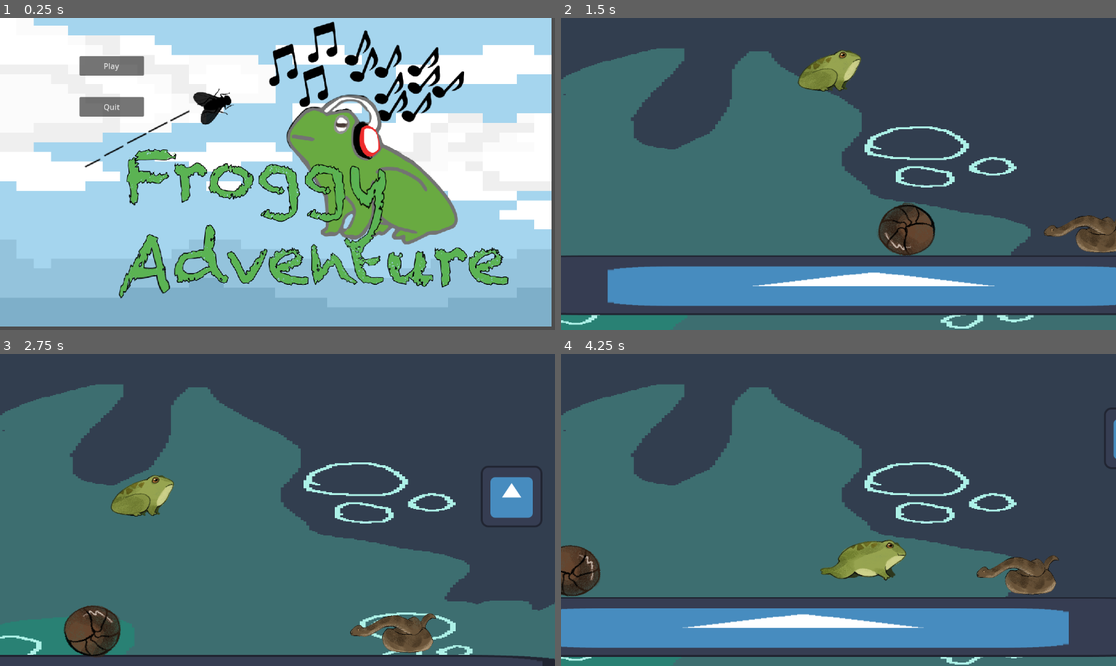
Above: before the commit, frames 1-4 (two rows, left to right).
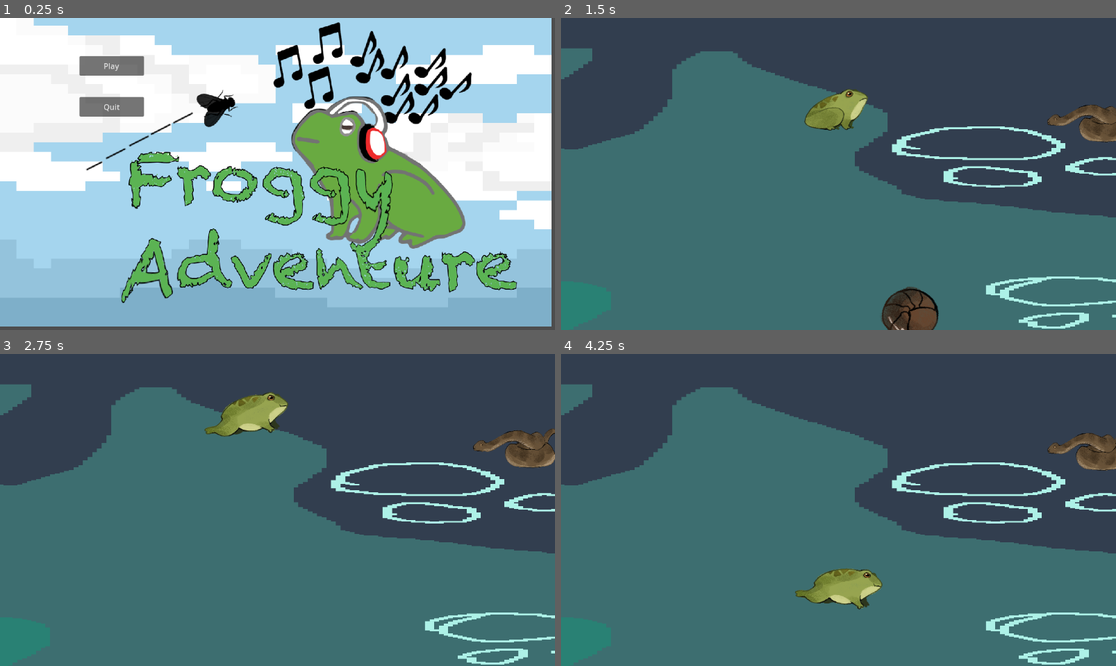
Above: after the commit, the same moments.

Repository: tmdragon2/Get-club-game-jam-project
Game: Godot game, scene res://title_screen.tscn
Two runs of this game, one before a commit and one after it. Both use one fixed random seed, a clock stepped at 60 frames per second and the inputs below. The engine's default icon, where the game draws it, is replaced by a stand-in: a white triangle on a blue panel in a dark square.
Inputs (mouse positions are in pixels of both pictures, inside the frame that each line leads up to):
- Up to frame 1 (0.25 s): no input
- Up to frame 2 (1.5 s): click "Play" at 0.5 s; tap Enter (ui_accept) at 1.25 s; move the mouse to (960, 158) at 1.27 s; hold Right (Player_right) from 1.28 s (still down); click (960, 158) at 1.35 s
- Up to frame 3 (2.75 s): keep holding Right (Player_right); tap Space (Player_Jump) at 1.52, 2.27 s; move the mouse to (166, 525) at 2.02 s; click (166, 525) at 2.1 s
- Up to frame 4 (4.25 s): move the mouse to (894, 441) at 2.77 s; release Right (Player_right) at 2.78 s; hold A (Player_left) 2.78-3.53 s; click (894, 441) at 2.85 s; move the mouse to (810, 572) at 3.52 s; hold Right (Player_right) from 3.53 s (still down); click (810, 572) at 3.6 s; tap Space (Player_Jump) at 3.77 s

The runs differ from the first frame. In frame 1, 16% of the frame differs, in the area x 15-94%, y 1-92%; in frame 2, 39%; in frame 3, 27%; in frame 4, 39%, in the area x 0-100%, y 9-100%.
Error after the commit: Cannot call method 'get_nodes_in_group' on a null value. (res://enemy.gd:7)

Commit message:
audio n stuff
pack it up like 4 hours left

Diff:
--- a/Get Gamejam/NME.gd
+++ b/Get Gamejam/NME.gd
@@ -30,5 +30,5 @@
 		speed = abs(speed) * -1
 
 
-func _on_area_2d_body_entered(body: Node2D) -> void:
-	pass
+func _on_hurtbox_tree_exited() -> void:
+	print("oh great heavens")
--- a/Get Gamejam/NME.tscn
+++ b/Get Gamejam/NME.tscn
@@ -115,4 +115,4 @@
 "": SubResource("AnimationLibrary_d4o3v")
 }
 
-[connection signal="body_entered" from="Hurtbox" to="." method="_on_area_2d_body_entered"]
+[connection signal="tree_exited" from="Hurtbox" to="." method="_on_hurtbox_tree_exited"]
--- a/Get Gamejam/Player.tscn
+++ b/Get Gamejam/Player.tscn
@@ -252,6 +252,7 @@
 script = ExtResource("1_840ni")
 
 [node name="Camera2D" type="Camera2D" parent="."]
+limit_smoothed = true
 position_smoothing_enabled = true
 
 [node name="CollisionShape2D" type="CollisionShape2D" parent="."]
--- /dev/null
+++ b/Get Gamejam/World.gd
@@ -0,0 +1,11 @@
+extends Node2D
+
+
+# Called when the node enters the scene tree for the first time.
+func _ready() -> void:
+	RenderingServer.set_default_clear_color(Color.MEDIUM_SEA_GREEN)
+
+
+# Called every frame. 'delta' is the elapsed time since the previous frame.
+func _process(delta: float) -> void:
+	pass
--- a/Get Gamejam/World.tscn
+++ b/Get Gamejam/World.tscn
@@ -1,89 +1,154 @@
-[gd_scene load_steps=10 format=3 uid="uid://bu2g0xqct1u5t"]
+[gd_scene load_steps=9 format=3 uid="uid://bu2g0xqct1u5t"]
 
-[ext_resource type="PackedScene" uid="uid://blr7g2hl3gej" path="res://Platform.tscn" id="1_vbp68"]
+[ext_resource type="Script" path="res://World.gd" id="1_0p5lv"]
 [ext_resource type="Texture2D" uid="uid://ckld45pxsjg2q" path="res://Cave_Tileset.png" id="2_1dvpx"]
 [ext_resource type="PackedScene" uid="uid://ws1o58f8l44h" path="res://Player.tscn" id="2_km0iy"]
 [ext_resource type="PackedScene" uid="uid://degvwt1uuakvs" path="res://enemy.tscn" id="3_5mqlw"]
 [ext_resource type="PackedScene" uid="uid://b388mj5ldyxro" path="res://NME.tscn" id="4_ugeix"]
 [ext_resource type="Texture2D" uid="uid://bh4cy3l8esa4f" path="res://water background.png" id="6_ubvt6"]
 
-[sub_resource type="TileSetAtlasSource" id="TileSetAtlasSource_mxs38"]
+[sub_resource type="TileSetAtlasSource" id="TileSetAtlasSource_mu7q7"]
 texture = ExtResource("2_1dvpx")
+texture_region_size = Vector2i(20, 20)
 0:0/0 = 0
+0:0/0/physics_layer_0/linear_velocity = Vector2(0, 0)
+0:0/0/physics_layer_0/angular_velocity = 0.0
+0:0/0/physics_layer_0/polygon_0/points = PackedVector2Array(-10, -10, 10, -10, 10, 10, -10, 10)
 1:0/0 = 0
+1:0/0/physics_layer_0/linear_velocity = Vector2(0, 0)
+1:0/0/physics_layer_0/angular_velocity = 0.0
+1:0/0/physics_layer_0/polygon_0/points = PackedVector2Array(-10, -10, 10, -10, 10, 10, -10, 10)
 2:0/0 = 0
+2:0/0/physics_layer_0/linear_velocity = Vector2(0, 0)
+2:0/0/physics_layer_0/angular_velocity = 0.0
+2:0/0/physics_layer_0/polygon_0/points = PackedVector2Array(-10, -10, 10, -10, 10, 10, -10, 10)
 3:0/0 = 0
+3:0/0/physics_layer_0/linear_velocity = Vector2(0, 0)
+3:0/0/physics_layer_0/angular_velocity = 0.0
+3:0/0/physics_layer_0/polygon_0/points = PackedVector2Array(-10, -10, 10, -10, 10, 10, -10, 10)
 4:0/0 = 0
+4:0/0/physics_layer_0/linear_velocity = Vector2(0, 0)
+4:0/0/physics_layer_0/angular_velocity = 0.0
+4:0/0/physics_layer_0/polygon_0/points = PackedVector2Array(-10, -10, 10, -10, 10, 10, -10, 10)
 5:0/0 = 0
+5:0/0/physics_layer_0/linear_velocity = Vector2(0, 0)
+5:0/0/physics_layer_0/angular_velocity = 0.0
+5:0/0/physics_layer_0/polygon_0/points = PackedVector2Array(-10, -10, 10, -10, 10, 10, -10, 10)
 6:0/0 = 0
+6:0/0/physics_layer_0/linear_velocity = Vector2(0, 0)
+6:0/0/physics_layer_0/angular_velocity = 0.0
+6:0/0/physics_layer_0/polygon_0/points = PackedVector2Array(-10, -10, 10, -10, 10, 10, -10, 10)
 7:0/0 = 0
-8:0/0 = 0
-9:0/0 = 0
+7:0/0/physics_layer_0/linear_velocity = Vector2(0, 0)
+7:0/0/physics_layer_0/angular_velocity = 0.0
+7:0/0/physics_layer_0/polygon_0/points = PackedVector2Array(-10, -10, 10, -10, 10, 10, -10, 10)
 0:1/0 = 0
+0:1/0/physics_layer_0/linear_velocity = Vector2(0, 0)
+0:1/0/physics_layer_0/angular_velocity = 0.0
+0:1/0/physics_layer_0/polygon_0/points = PackedVector2Array(-10, -10, 10, -10, 10, 10, -10, 10)
 1:1/0 = 0
+1:1/0/physics_layer_0/linear_velocity = Vector2(0, 0)
+1:1/0/physics_layer_0/angular_velocity = 0.0
+1:1/0/physics_layer_0/polygon_0/points = PackedVector2Array(-10, -10, 10, -10, 10, 10, -10, 10)
 2:1/0 = 0
+2:1/0/physics_layer_0/linear_velocity = Vector2(0, 0)
+2:1/0/physics_layer_0/angular_velocity = 0.0
+2:1/0/physics_layer_0/polygon_0/points = PackedVector2Array(-10, -10, 10, -10, 10, 10, -10, 10)
 3:1/0 = 0
+3:1/0/physics_layer_0/linear_velocity = Vector2(0, 0)
+3:1/0/physics_layer_0/angular_velocity = 0.0
+3:1/0/physics_layer_0/polygon_0/points = PackedVector2Array(-10, -10, 10, -10, 10, 10, -10, 10)
 4:1/0 = 0
+4:1/0/physics_layer_0/linear_velocity = Vector2(0, 0)
+4:1/0/physics_layer_0/angular_velocity = 0.0
+4:1/0/physics_layer_0/polygon_0/points = PackedVector2Array(-10, -10, 10, -10, 10, 10, -10, 10)
 5:1/0 = 0
+5:1/0/physics_layer_0/linear_velocity = Vector2(0, 0)
+5:1/0/physics_layer_0/angular_velocity = 0.0
+5:1/0/physics_layer_0/polygon_0/points = PackedVector2Array(-10, -10, 10, -10, 10, 10, -10, 10)
 6:1/0 = 0
+6:1/0/physics_layer_0/linear_velocity = Vector2(0, 0)
+6:1/0/physics_layer_0/angular_velocity = 0.0
+6:1/0/physics_layer_0/polygon_0/points = PackedVector2Array(-10, -10, 10, -10, 10, 10, -10, 10)
 7:1/0 = 0
-8:1/0 = 0
-9:1/0 = 0
+7:1/0/physics_layer_0/linear_velocity = Vector2(0, 0)
+7:1/0/physics_layer_0/angular_velocity = 0.0
+7:1/0/physics_layer_0/polygon_0/points = PackedVector2Array(-10, -10, 10, -10, 10, 10, -10, 10)
 0:2/0 = 0
+0:2/0/physics_layer_0/linear_velocity = Vector2(0, 0)
+0:2/0/physics_layer_0/angular_velocity = 0.0
+0:2/0/physics_layer_0/polygon_0/points = PackedVector2Array(-10, -10, 10, -10, 10, 10, -10, 10)
 1:2/0 = 0
+1:2/0/physics_layer_0/linear_velocity = Vector2(0, 0)
+1:2/0/physics_layer_0/angular_velocity = 0.0
+1:2/0/physics_layer_0/polygon_0/points = PackedVector2Array(-10, -10, 10, -10, 10, 10, -10, 10)
 2:2/0 = 0
+2:2/0/physics_layer_0/linear_velocity = Vector2(0, 0)
+2:2/0/physics_layer_0/angular_velocity = 0.0
+2:2/0/physics_layer_0/polygon_0/points = PackedVector2Array(-10, -10, 10, -10, 10, 10, -10, 10)
 3:2/0 = 0
+3:2/0/physics_layer_0/linear_velocity = Vector2(0, 0)
+3:2/0/physics_layer_0/angular_velocity = 0.0
+3:2/0/physics_layer_0/polygon_0/points = PackedVector2Array(-10, -10, 10, -10, 10, 10, -10, 10)
 4:2/0 = 0
+4:2/0/physics_layer_0/linear_velocity = Vector2(0, 0)
+4:2/0/physics_layer_0/angular_velocity = 0.0
+4:2/0/physics_layer_0/polygon_0/points = PackedVector2Array(-10, -10, 10, -10, 10, 10, -10, 10)
 5:2/0 = 0
+5:2/0/physics_layer_0/linear_velocity = Vector2(0, 0)
+5:2/0/physics_layer_0/angular_velocity = 0.0
+5:2/0/physics_layer_0/polygon_0/points = PackedVector2Array(-10, -10, 10, -10, 10, 10, -10, 10)
 6:2/0 = 0
+6:2/0/physics_layer_0/linear_velocity = Vector2(0, 0)
+6:2/0/physics_layer_0/angular_velocity = 0.0
+6:2/0/physics_layer_0/polygon_0/points = PackedVector2Array(-10, -10, 10, -10, 10, 10, -10, 10)
 7:2/0 = 0
-8:2/0 = 0
-9:2/0 = 0
-10:2/0 = 0
+7:2/0/physics_layer_0/linear_velocity = Vector2(0, 0)
+7:2/0/physics_layer_0/angular_velocity = 0.0
+7:2/0/physics_layer_0/polygon_0/points = PackedVector2Array(-10, -10, 10, -10, 10, 10, -10, 10)
 0:3/0 = 0
+0:3/0/physics_layer_0/linear_velocity = Vector2(0, 0)
+0:3/0/physics_layer_0/angular_velocity = 0.0
 1:3/0 = 0
+1:3/0/physics_layer_0/linear_velocity = Vector2(0, 0)
+1:3/0/physics_layer_0/angular_velocity = 0.0
 2:3/0 = 0
+2:3/0/physics_layer_0/linear_velocity = Vector2(0, 0)
+2:3/0/physics_layer_0/angular_velocity = 0.0
 3:3/0 = 0
+3:3/0/physics_layer_0/linear_velocity = Vector2(0, 0)
+3:3/0/physics_layer_0/angular_velocity = 0.0
+3:3/0/physics_layer_0/polygon_0/points = PackedVector2Array(-10, -10, 10, -10, 10, 10, -10, 10)
 4:3/0 = 0
+4:3/0/physics_layer_0/linear_velocity = Vector2(0, 0)
+4:3/0/physics_layer_0/angular_velocity = 0.0
+4:3/0/physics_layer_0/polygon_0/points = PackedVector2Array(-10, -10, 10, -10, 10, 10, -10, 10)
 5:3/0 = 0
+5:3/0/physics_layer_0/linear_velocity = Vector2(0, 0)
+5:3/0/physics_layer_0/angular_velocity = 0.0
+5:3/0/physics_layer_0/polygon_0/points = PackedVector2Array(-10, -10, 10, -10, 10, 10, -10, 10)
 6:3/0 = 0
+6:3/0/physics_layer_0/linear_velocity = Vector2(0, 0)
+6:3/0/physics_layer_0/angular_velocity = 0.0
+6:3/0/physics_layer_0/polygon_0/points = PackedVector2Array(-10, -10, 10, -10, 10, 10, -10, 10)
 7:3/0 = 0
-8:3/0 = 0
-9:3/0 = 0
-10:3/0 = 0
-4:4/0 = 0
-5:4/0 = 0
-6:4/0 = 0
-7:4/0 = 0
-8:4/0 = 0
+7:3/0/physics_layer_0/linear_velocity = Vector2(0, 0)
+7:3/0/physics_layer_0/angular_velocity = 0.0
 
-[sub_resource type="TileSet" id="TileSet_w5pbj"]
-sources/0 = SubResource("TileSetAtlasSource_mxs38")
-
-[sub_resource type="TileSet" id="TileSet_q5g81"]
-tile_size = Vector2i(160, 160)
+[sub_resource type="TileSet" id="TileSet_74fpa"]
+tile_size = Vector2i(20, 20)
+physics_layer_0/collision_layer = 1
+sources/6 = SubResource("TileSetAtlasSource_mu7q7")
 
 [node name="Node2D" type="Node2D"]
-
-[node name="Platform" parent="." instance=ExtResource("1_vbp68")]
-position = Vector2(581, 820)
-scale = Vector2(12.54, 0.975)
-
-[node name="TileMap" type="TileMap" parent="Platform"]
-tile_set = SubResource("TileSet_w5pbj")
-format = 2
-
-[node name="Platform2" parent="." instance=ExtResource("1_vbp68")]
-position = Vector2(-454, 375)
-
-[node name="Platform3" parent="." instance=ExtResource("1_vbp68")]
-position = Vector2(1269, 428)
+script = ExtResource("1_0p5lv")
 
 [node name="Enemy" parent="." instance=ExtResource("3_5mqlw")]
 position = Vector2(1050, 426)
 
 [node name="TileMap" type="TileMap" parent="."]
-tile_set = SubResource("TileSet_q5g81")
+position = Vector2(-1, 0)
+tile_set = SubResource("TileSet_74fpa")
 format = 2
 
 [node name="Player" parent="." instance=ExtResource("2_km0iy")]
@@ -102,6 +167,6 @@
 motion_mirroring = Vector2(1, 1)
 
 [node name="Sprite2D" type="Sprite2D" parent="ParallaxBackground/ParallaxLayer"]
-position = Vector2(1214, 386)
-scale = Vector2(5.84766, 1.92578)
+position = Vector2(1658.5, 386)
+scale = Vector2(9.7207, 1.92578)
 texture = ExtResource("6_ubvt6")
--- a/Get Gamejam/enemy.gd
+++ b/Get Gamejam/enemy.gd
@@ -4,12 +4,14 @@
 const SPEED = 300.0
 const JUMP_VELOCITY = -400.0
 
-# Get the gravity from the project settings to be synced with RigidBody nodes.
+var enemies_left = get_tree().get_nodes_in_group("Enemy")
 var gravity: int = ProjectSettings.get_setting("physics/2d/default_gravity")
 @onready var anim = $AnimatedSprite2D
+
 func _ready():
 	add_to_group("Enemy")
 	anim.play("Snake_attack")
+	print(enemies_left.size())
 func _physics_process(delta: float) -> void:
 
 	if not is_on_floor():
--- a/Get Gamejam/enemy.tscn
+++ b/Get Gamejam/enemy.tscn
@@ -103,7 +103,7 @@
 
 [node name="Enemy" type="CharacterBody2D" groups=["Enemy", "Hit"]]
 collision_layer = 3
-collision_mask = 2
+collision_mask = 3
 script = ExtResource("1_4vw4l")
 
 [node name="CollisionShape2D" type="CollisionShape2D" parent="."]
--- a/Get Gamejam/title_screen.gd
+++ b/Get Gamejam/title_screen.gd
@@ -1,6 +1,9 @@
 extends Control
 
 
+
+func _ready() -> void:
+	pass
 func _on_play_pressed():
 	get_tree().change_scene_to_file("res://World.tscn")
 	pass # Replace with function body.
--- a/Get Gamejam/title_screen.tscn
+++ b/Get Gamejam/title_screen.tscn
@@ -20,10 +20,11 @@
 
 [node name="TextureRect" type="TextureRect" parent="."]
 z_index = 1
+layout_mode = 0
 offset_left = -11.0
 offset_top = -71.0
-offset_right = 1930.0
-offset_bottom = 1175.0
+offset_right = 1688.0
+offset_bottom = 1195.0
 texture = ExtResource("2_dg7di")
 expand_mode = 1
 stretch_mode = 4
Not shown, added: Get Gamejam/Audio/Froggy_Adventure_Music_.m4a
